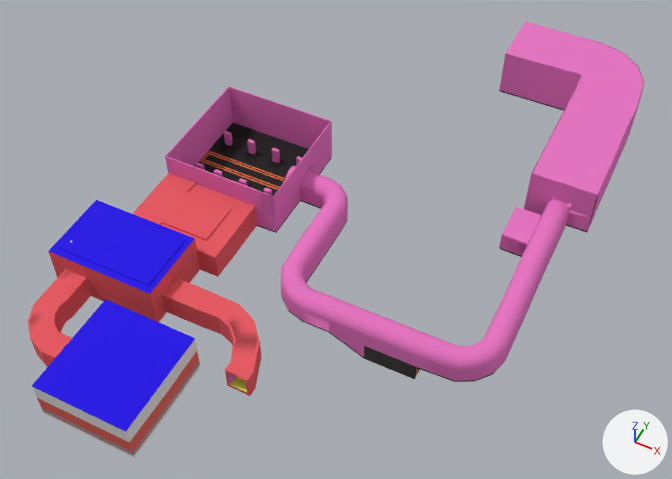
Before and after pictures for a commit that changed the FBX model Assets/Models/env/Level/Level2.fbx.
The view is the same before and after, from a camera (50 mm lens) standing at (31.3, -57.0, 74.8) and looking at (1.2, 3.4, -0.5). The lights are fixed; the arrows at lower right show +X, +Y and +Z. Where no turn or scale is listed for an object, it has been applied to the vertices. Vertices at the same position are counted once.
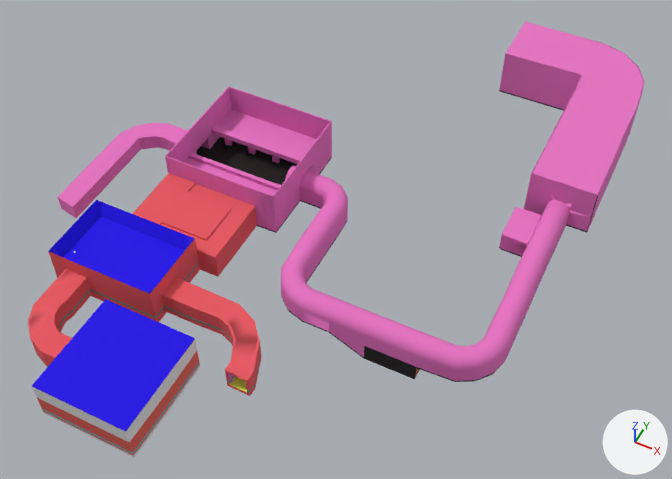
What the commit changed:
Material 'ReceptionStrip' (mat_receptionstrip) is new.
Its base color is (0.175, 0.287, 0.231) (green #749284).
Its roughness is 1.0.
me_cube_002 is used by ob_cube_001; location (0.0, 0.0, 0.0).
me_cube_002 had 5052 vertices, 5220 faces and spanned x -18.4..25.3, y -8.4..40.2, z -2.1..6.9.
me_cube_002 now has 5502 vertices, 5645 faces and spans x -27.9..25.3, y -8.4..40.2, z -2.1..6.9.
me_cube_002 part 3: 450 vertices added at x -27.9..-4.9, y -7.1..10.5, z 0.1..2.6.
me_cube_002 part 4: 4832 kept faces spanning x -18.4..25.3, y -8.4..40.2, z -2.1..6.9 get new texture (UV) coordinates.
me_cube_002 part 5: 76 faces spanning x -18.3..-6.7, y 6.6..8.7, z 0.1 switch from mat_yellow_strip (orange #e77640) to mat_asphalt.
me_cube is used by ob_cube; location (-15.3, -0.6, -0.9).
me_cube had 1839 vertices, 1711 faces and spanned x -6.3..18.4, y -27.9..1.6, z -1.1..5.9.
me_cube now has 1907 vertices, 1774 faces and spans x -6.3..18.4, y -27.9..1.6, z -1.1..5.8.
me_cube part 1: 879 vertices moved from x -5.6..5.2, y -13.8..-7.3, z 1.6..5.9 to x -5.6..5.2, y -13.8..-7.3, z 0.0..4.3; 16 vertices removed from x -5.6..5.1, y -13.8..-7.3, z 3.9..5.4; 84 vertices added at x -6.3..18.4, y -17.8..-6.6, z 1.7..3.7.
me_cube part 2: 17 faces spanning x -2.2..16.2, y -21.2..-12.9, z 1.8..2.1 switch from mat_outdoorswall (red #e75760) to mat_receptionstrip (green #749284).

What differs and where, as boxes (x1, y1, x2, y2) in the pictures (672 x 479 px; the box of a moved part takes in the faces that stretch with it):
'Cube.001', reshaped (22% wider)
    before: (165, 21, 645, 382)
    after: (58, 21, 645, 382)
part 1 of me_cube, moved or reshaped
    before: (49, 200, 195, 294)
    after: (49, 200, 261, 394)
part 2 of me_cube, recoloured
    both: (59, 289, 232, 383)
part 3 of me_cube_002, added
    after: (58, 110, 317, 220)
part 4 of me_cube_002, surface changed
    both: (167, 87, 409, 375)
part 5 of me_cube_002, recoloured
    both: (203, 151, 285, 181)
